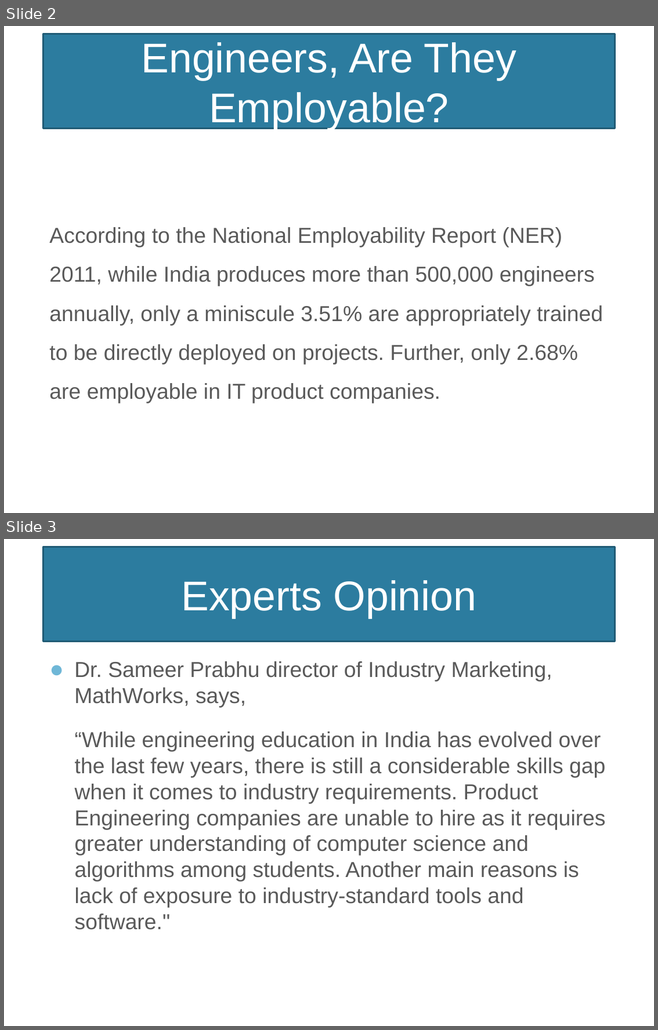
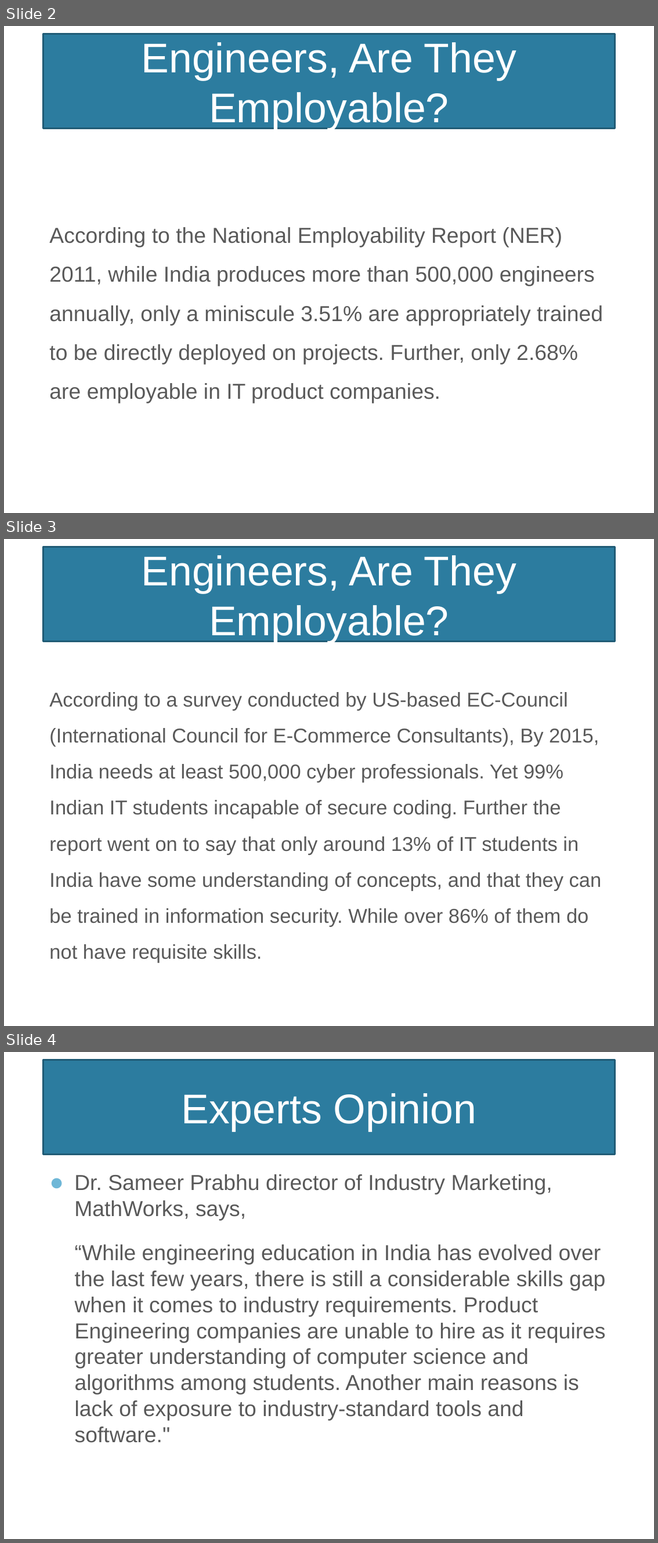
Before and after one commit to NarayanMahadevan/MakeTechEzResources, a slide deck: Documents/MakeTechEzTrainingProgramme.pptx. Shown one above the other, each under a label of ours: slides 2 and 3 before the commit, slides 2, 3 and 4 after it. The pictures are 658x1030 and 658x1543 pixels, drawn with LibreOffice and Linux fonts; fonts in the diff are those of the drawing; background and template pictures are left out. Boxes give left, top, right and bottom in pixels: in the first picture for what was removed or moved away, otherwise in the second. Text is boxed around its words. In the diff, an @@ line names an element or a change of style, - is before the commit and + after.

```diff
--- a/Documents/MakeTechEzTrainingProgramme.pptx
+++ b/Documents/MakeTechEzTrainingProgramme.pptx
@@ slide 3 added at (4, 539, 654, 1026), background picture (left out) @@
@@ title added at (43, 547, 615, 642), fill #2C7C9F, outline #215C76 2 pt, 46 pt, text #FFFFFF @@
+Engineers, Are They Employable?
@@ text added at (49, 692, 601, 963), 22.2 pt, text #595959 @@
+According to a survey conducted by US-based EC-Council (International Council for E-Commerce Consultants), By 2015, India needs at least 500,000 cyber professionals. Yet 99% Indian IT students incapable of secure coding. Further the report went on to say that only around 13% of IT students in India have some understanding of concepts, and that they can be trained in information security. While over 86% of them do not have requisite skills.
@@ what was slide 3 is now slide 4 @@
```
Also in this commit, not shown: 18 other files.
